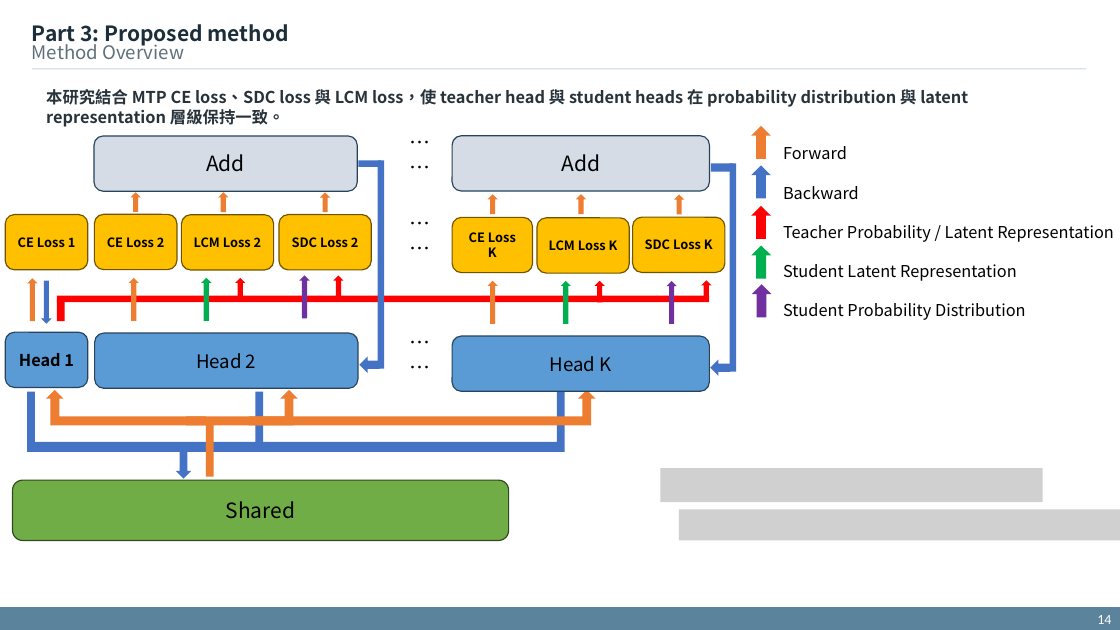
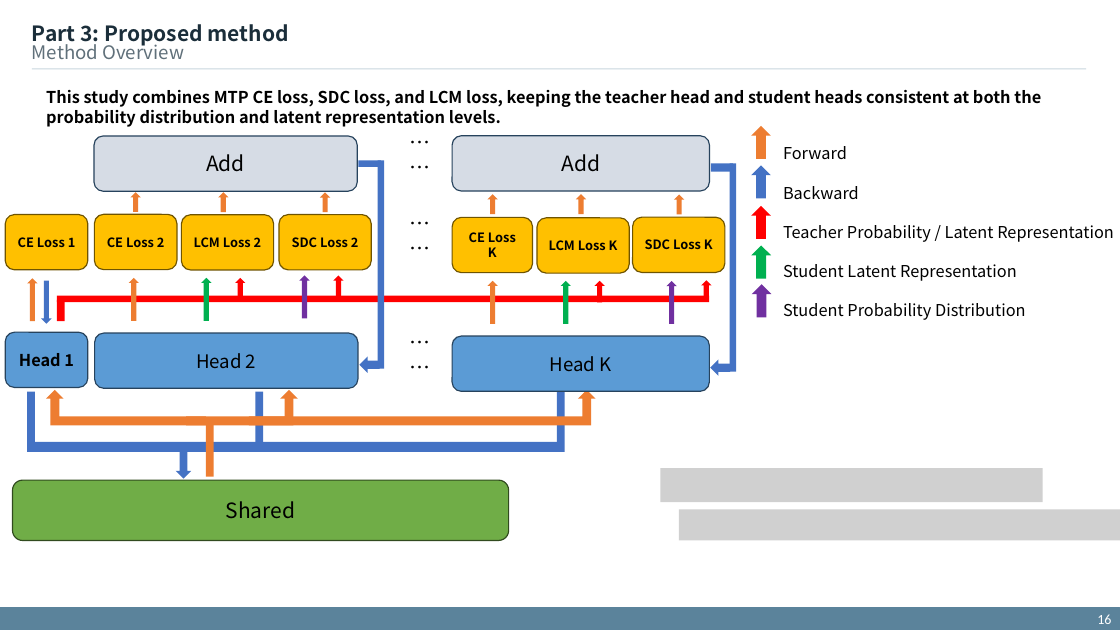
Before and after one commit to xdfg12456/llama-mtp, a slide deck: slide 16 of doc/mtp_with_consistency_method.pptx (slide 14 before the commit). Drawn at 1120x630 pixels with LibreOffice and Linux fonts; fonts in the diff are those of the drawing; grey boxes stand for pictures. Boxes give left, top, right and bottom in pixels: in the first picture for what was removed or moved away, otherwise in the second. Text is boxed around its words. In the diff, an @@ line names an element or a change of style, - is before the commit and + after.

```diff
--- a/doc/mtp_with_consistency_method.pptx
+++ b/doc/mtp_with_consistency_method.pptx
@@ text at <box>46,90,1041,127</box>: text changed; text colour #27323A to #000000 @@
-本研究結合 MTP CE loss、SDC loss 與 LCM loss，使 teacher head 與 student heads 在 probability distribution 與 latent representation 層級保持一致。
+This study combines MTP CE loss, SDC loss, and LCM loss, keeping the teacher head and student heads consistent at both the probability distribution and latent representation levels.
@@ page number at <box>1097,614,1111,624</box>: text changed @@
-14
+16
```
Also in this commit, not shown: 18 other slides changed, 5 slides added, 1 slide removed, 1 other file.
